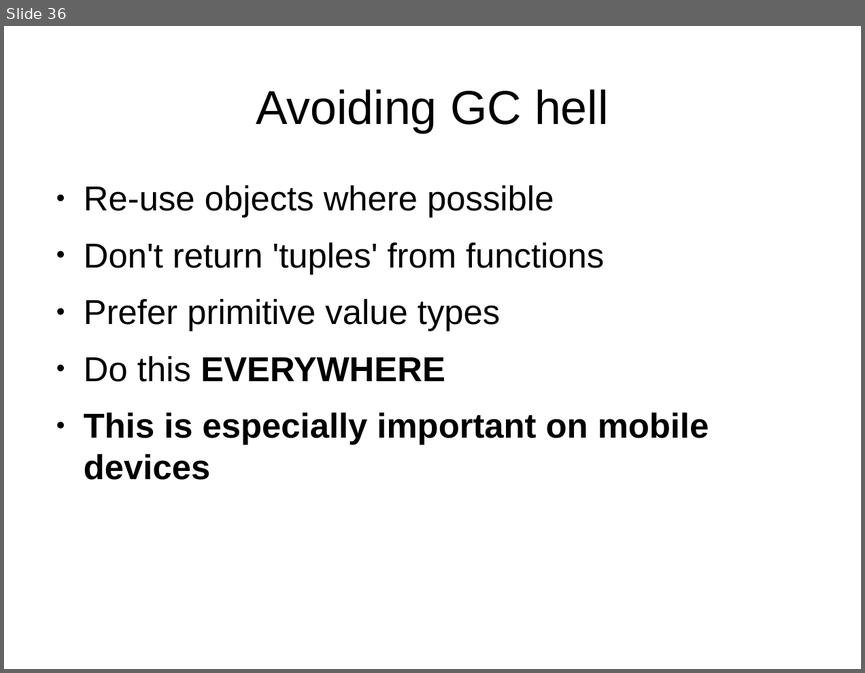
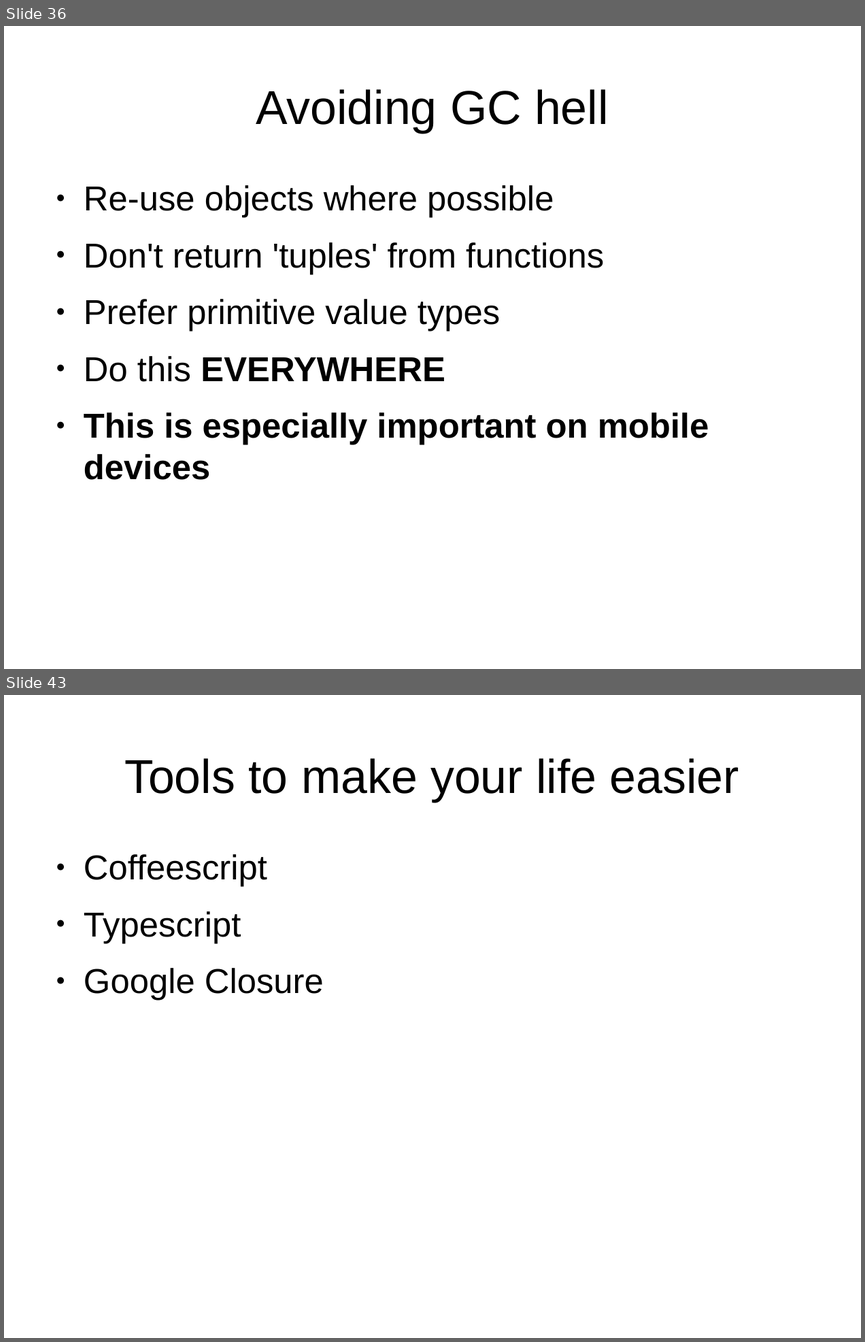
Before and after one commit to robashton/wabs, a slide deck: presentation.odp. Shown one above the other, each under a label of ours: slide 36 before the commit, slides 36 and 43 after it; the slides between them are not shown. The pictures are 865x673 and 865x1342 pixels, drawn with LibreOffice and Linux fonts; fonts in the diff are those of the drawing. Boxes give left, top, right and bottom in pixels: in the first picture for what was removed or moved away, otherwise in the second. Text is boxed around its words. In the diff, an @@ line names an element or a change of style, - is before the commit and + after.

```diff
--- a/presentation.odp
+++ b/presentation.odp
@@ slide 43 added at (4, 695, 861, 1338), background #FFFFFF @@
@@ title added at (124, 758, 739, 802), 44 pt, text #000000 @@
+Tools to make your life easier
@@ text added at (84, 854, 324, 1000), 32 pt, text #000000 @@
+● Coffeescript
+● Typescript
+● Google Closure
```
Also in this commit, not shown: 1 slide changed, 8 other slides added, 6 other files.
